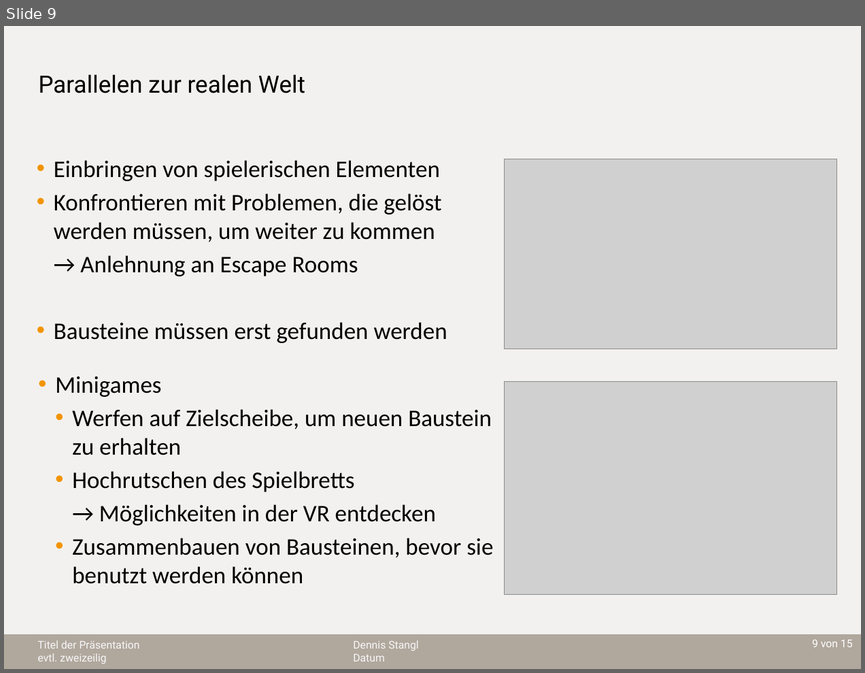
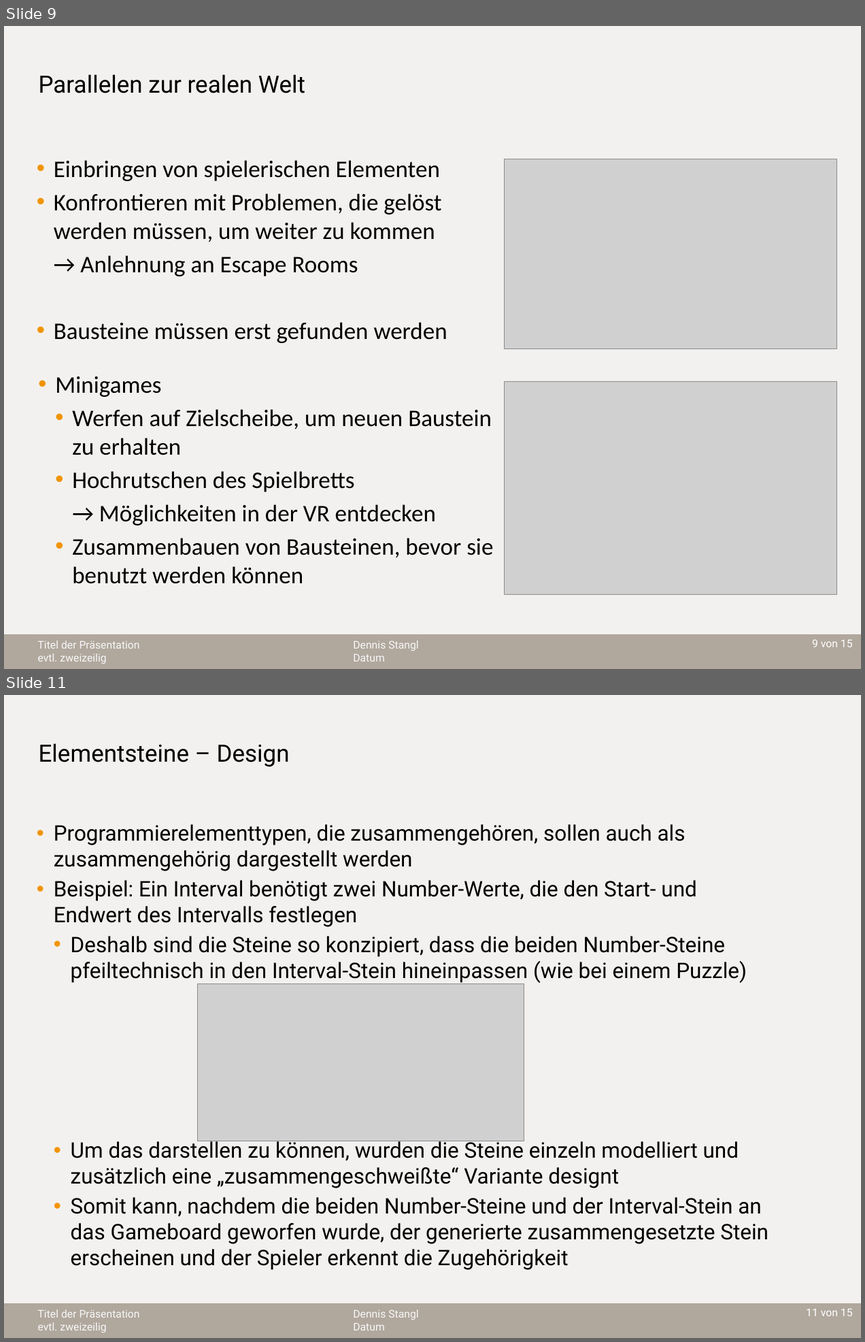
Before and after one commit to sebastian-steindl/EscapeTheVR, a slide deck: Präsentation.pptx. Shown one above the other, each under a label of ours: slide 9 before the commit, slides 9 and 11 after it; the slides between them are not shown. The pictures are 865x673 and 865x1342 pixels, drawn with LibreOffice and Linux fonts; fonts in the diff are those of the drawing; grey boxes stand for pictures; background and template pictures are left out. Boxes give left, top, right and bottom in pixels: in the first picture for what was removed or moved away, otherwise in the second. Text is boxed around its words. In the diff, an @@ line names an element or a change of style, - is before the commit and + after.

```diff
--- a/Präsentation.pptx
+++ b/Präsentation.pptx
@@ slide 11 added at (x1=4, y1=695, x2=861, y2=1338), background #FFFFFF; not listed: 5 template elements that a slide beside it also shows @@
@@ title added at (x1=39, y1=743, x2=290, y2=767), 20 pt, text #000000 @@
+Elementsteine – Design
@@ text added at (x1=54, y1=824, x2=768, y2=1270), 18 pt, text #000000 @@
+• Programmierelementtypen, die zusammengehören, sollen auch als zusammengehörig dargestellt werden
+• Beispiel: Ein Interval benötigt zwei Number-Werte, die den Start- und Endwert des Intervalls festlegen
+  • Deshalb sind die Steine so konzipiert, dass die beiden Number-Steine pfeiltechnisch in den Interval-Stein hineinpassen (wie bei einem Puzzle)
+  • Um das darstellen zu können, wurden die Steine einzeln modelliert und zusätzlich eine „zusammengeschweißte“ Variante designt
+  • Somit kann, nachdem die beiden Number-Steine und der Interval-Stein an das Gameboard geworfen wurde, der generierte zusammengesetzte Stein erscheinen und der Spieler erkennt die Zugehörigkeit
@@ picture added at (x1=198, y1=984, x2=524, y2=1140) @@
```
Also in this commit, not shown: 3 other slides added.
